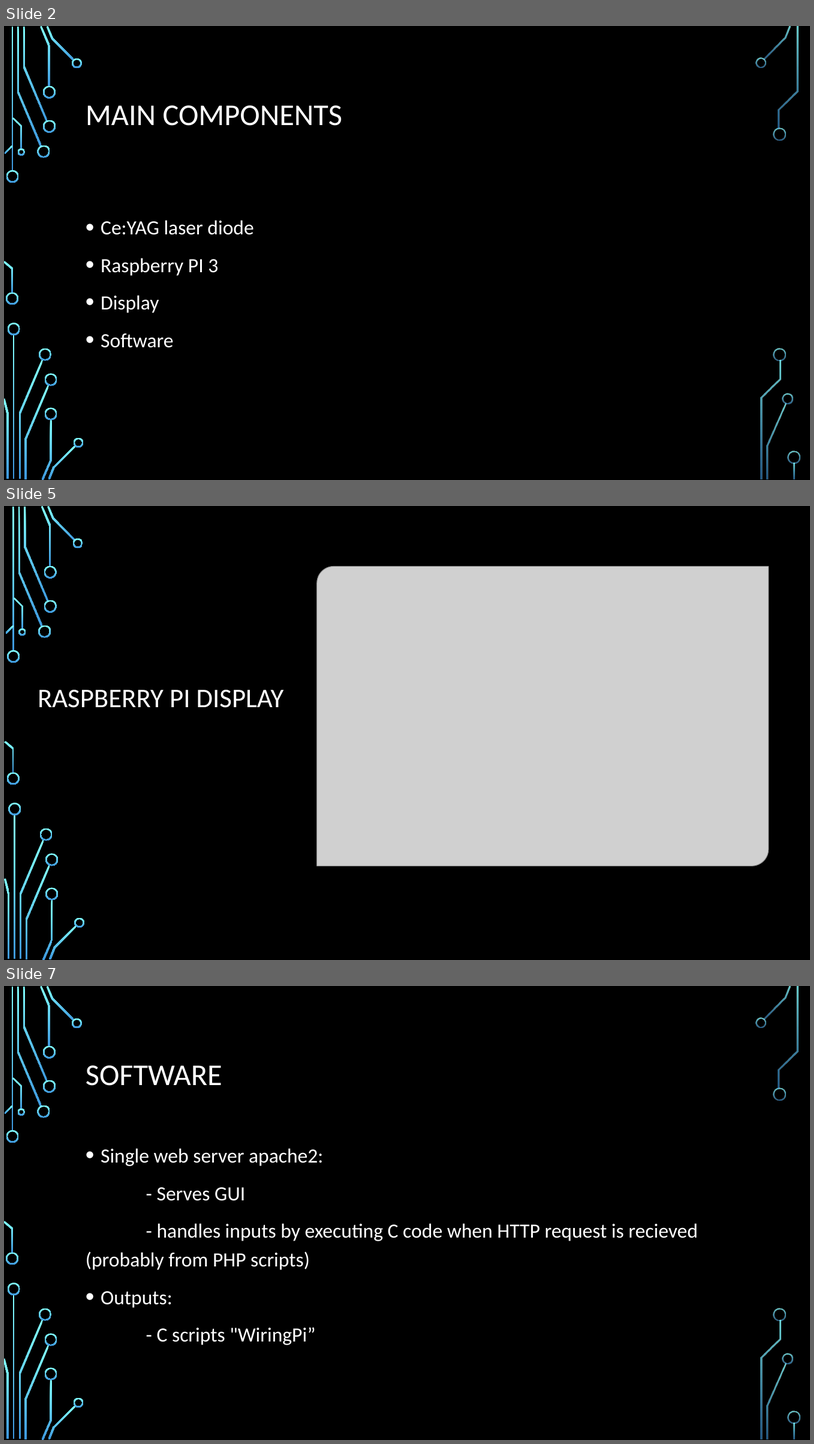
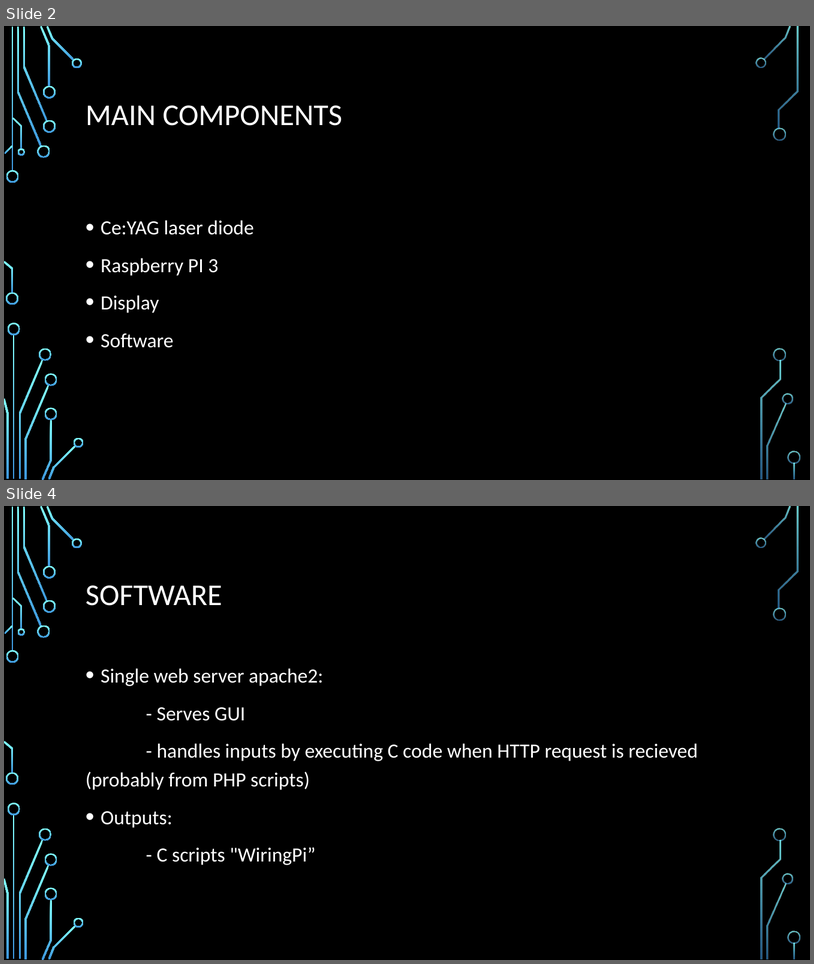
Before and after one commit to Bakirbrkic/Eye-Surgery-Laser-Control, a slide deck: Presentation/Presentation1.pptx. Shown one above the other, each under a label of ours: slides 2, 5 and 7 before the commit, slides 2 and 4 after it; the slides between them are not shown. The pictures are 814x1444 and 814x964 pixels, drawn with LibreOffice and Linux fonts; fonts in the diff are those of the drawing; grey boxes stand for pictures; background and template pictures are left out. Boxes give left, top, right and bottom in pixels: in the first picture for what was removed or moved away, otherwise in the second. Text is boxed around its words. In the diff, an @@ line names an element or a change of style, - is before the commit and + after.

```diff
--- a/Presentation/Presentation1.pptx
+++ b/Presentation/Presentation1.pptx
@@ slide 5 removed at [4, 506, 810, 960], background picture (left out); not listed: 17 template elements that a slide beside it also shows @@
@@ rectangle removed at [4, 506, 810, 960] @@
@@ picture removed at [317, 567, 769, 866] @@
@@ title removed at [38, 690, 284, 708] @@
-RASPBERRY PI DISPLAY
@@ group removed at [4, 506, 84, 960]: 24 freeform shapes, 2 rectangles @@
@@ what was slide 7 is now slide 4 @@
```
Also in this commit, not shown: 2 slides changed, 4 slides added, 2 other slides removed, 3 other files.
